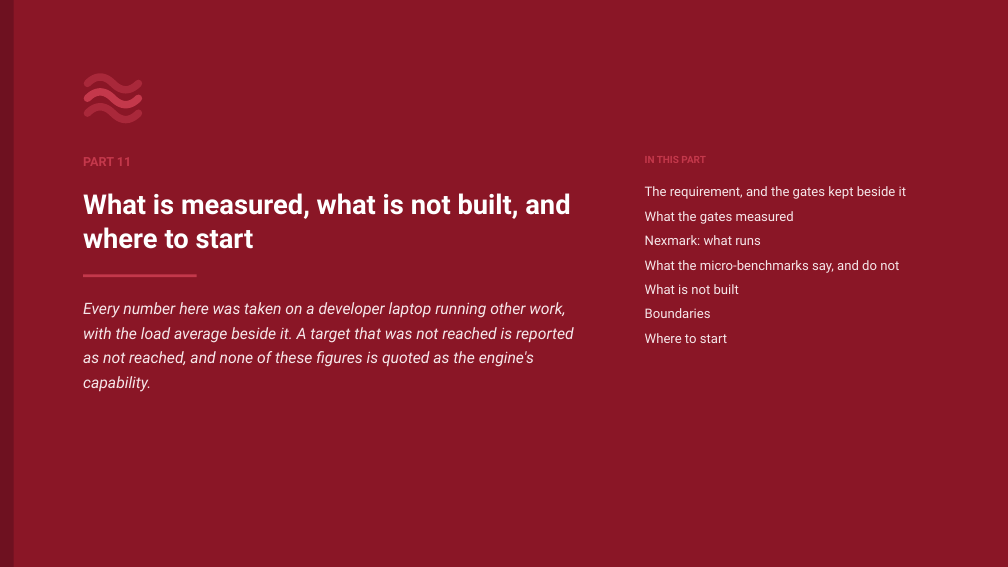
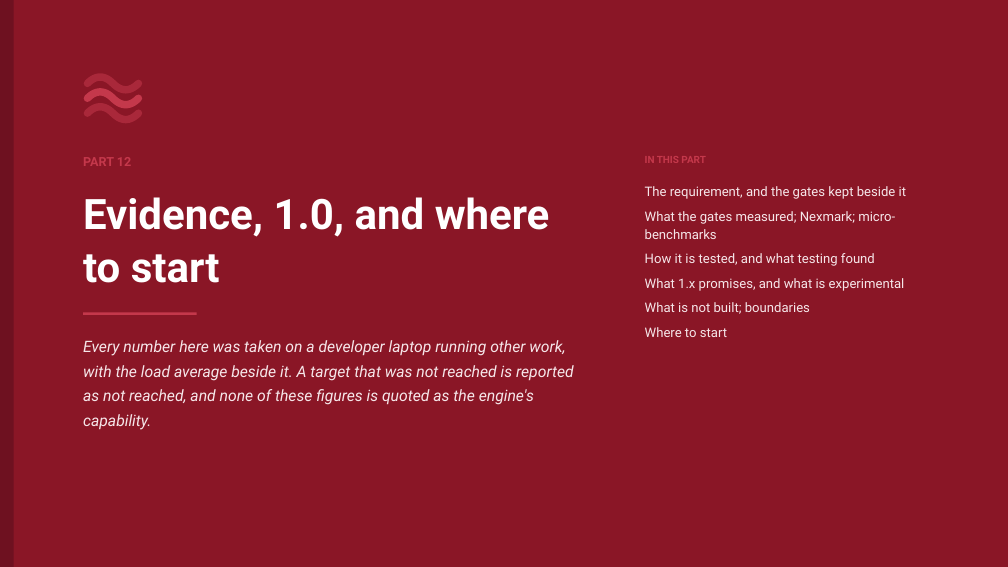
Before and after one commit to ajsinha/pravaha, a slide deck: slide 81 of docs/Pravaha-Continuous-SQL-Engine-Design-and-Evidence.pptx (slide 68 before the commit). Drawn at 1008x567 pixels with LibreOffice and Linux fonts; fonts in the diff are those of the drawing. Boxes give left, top, right and bottom in pixels: in the first picture for what was removed or moved away, otherwise in the second. Text is boxed around its words. In the diff, an @@ line names an element or a change of style, - is before the commit and + after.

```diff
--- a/docs/Pravaha-Continuous-SQL-Engine-Design-and-Evidence.pptx
+++ b/docs/Pravaha-Continuous-SQL-Engine-Design-and-Evidence.pptx
@@ text at (83, 157, 131, 166): text changed @@
-PART 11
+PART 12
@@ text at (83, 197, 550, 283): text changed; size 26 to 40 pt @@
-What is measured, what is not built, and where to start
+Evidence, 1.0, and where to start
@@ text at (645, 211, 905, 314): text changed @@
-What the gates measured
-Nexmark: what runs
-What the micro-benchmarks say, and do not
-What is not built
-Boundaries
+What the gates measured; Nexmark; micro-benchmarks
+How it is tested, and what testing found
+What 1.x promises, and what is experimental
+What is not built; boundaries
@@ rectangle: place and size @@
-rectangle at (83, 274, 197, 278)
+rectangle at (83, 312, 197, 315)
@@ text "Every number here was taken ...": place and size @@
-text "Every number here was taken ..." at (83, 302, 574, 392)
+text "Every number here was taken ..." at (83, 340, 574, 430)
```
Also in this commit, not shown: 68 other slides changed, 16 slides added, 7 other files.
